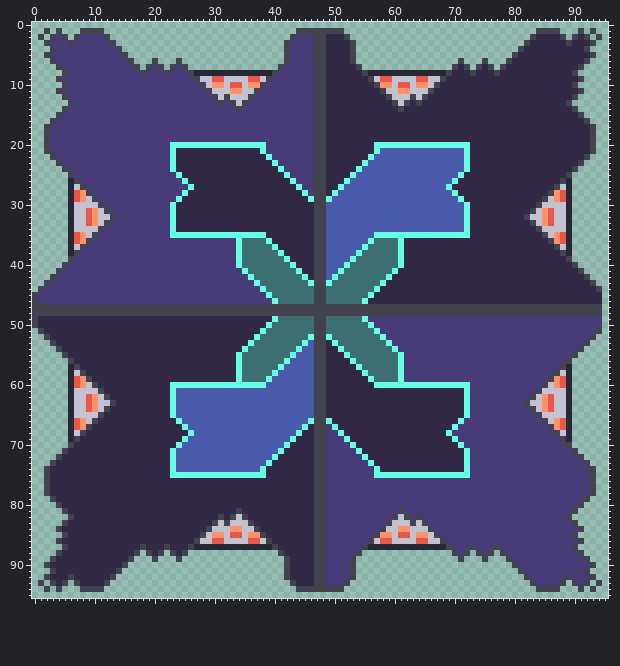
Two versions of one sprite sheet, icon.png. This is how it looked before the edit.
The file is 96x96 pixels.
After:
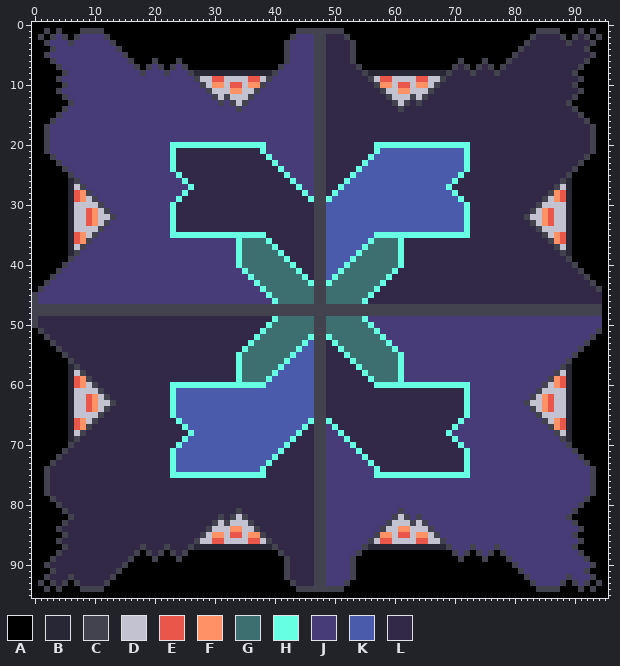
Palette (. is transparent): A #000000  B #272736  C #43434f  D #c2c2d1  E #eb564b  F #ff9166  G #3d6e70  H #66ffe3  J #473b78  K #4b5bab  L #322947
Change:
y 0: x 0..95 ................................................................................................ -> AAAAAAAAAAAAAAAAAAAAAAAAAAAAAAAAAAAAAAAAAAAAAAAAAAAAAAAAAAAAAAAAAAAAAAAAAAAAAAAAAAAAAAAAAAAAAAAA
y 1: x 0..1 .. -> AA; x 3 . -> A; x 5..7 ... -> AAA; x 12..43 ................................ -> AAAAAAAAAAAAAAAAAAAAAAAAAAAAAAAA; x 52..83 ................................ -> AAAAAAAAAAAAAAAAAAAAAAAAAAAAAAAA; x 88..90 ... -> AAA; x 92 . -> A; x 94..95 .. -> AA
y 2: x 0 . -> A; x 2 . -> A; x 6 . -> A; x 13..42 .............................. -> AAAAAAAAAAAAAAAAAAAAAAAAAAAAAA; x 53..82 .............................. -> AAAAAAAAAAAAAAAAAAAAAAAAAAAAAA; x 89 . -> A; x 93 . -> A; x 95 . -> A
y 3: x 0..1 .. -> AA; x 14..41 ............................ -> AAAAAAAAAAAAAAAAAAAAAAAAAAAA; x 54..81 ............................ -> AAAAAAAAAAAAAAAAAAAAAAAAAAAA; x 94..95 .. -> AA
y 4: x 0..2 ... -> AAA; x 15..41 ........................... -> AAAAAAAAAAAAAAAAAAAAAAAAAAA; x 54..80 ........................... -> AAAAAAAAAAAAAAAAAAAAAAAAAAA; x 93..95 ... -> AAA
y 5: x 0..1 .. -> AA; x 16..41 .......................... -> AAAAAAAAAAAAAAAAAAAAAAAAAA; x 54..79 .......................... -> AAAAAAAAAAAAAAAAAAAAAAAAAA; x 94..95 .. -> AA
y 6: x 0..2 ... -> AAA; x 17..19 ... -> AAA; x 21..23 ... -> AAA; x 25..41 ................. -> AAAAAAAAAAAAAAAAA; x 54..70 ................. -> AAAAAAAAAAAAAAAAA; x 72..74 ... -> AAA; x 76..78 ... -> AAA; x 93..95 ... -> AAA
y 7: x 0..3 .... -> AAAA; x 18 . -> A; x 22 . -> A; x 26..40 ............... -> AAAAAAAAAAAAAAA; x 55..69 ............... -> AAAAAAAAAAAAAAA; x 73 . -> A; x 77 . -> A; x 92..95 .... -> AAAA
y 8: x 0..4 ..... -> AAAAA; x 91..95 ..... -> AAAAA
y 9: x 0..3 .... -> AAAA; x 92..95 .... -> AAAA
y 10: x 0..4 ..... -> AAAAA; x 91..95 ..... -> AAAAA
y 11: x 0..3 .... -> AAAA; x 92..95 .... -> AAAA
y 12: x 0..4 ..... -> AAAAA; x 91..95 ..... -> AAAAA
y 13: x 0..5 ...... -> AAAAAA; x 90..95 ...... -> AAAAAA
y 14: x 0..4 ..... -> AAAAA; x 91..95 ..... -> AAAAA
y 15: x 0..3 .... -> AAAA; x 92..95 .... -> AAAA
y 16: x 0..2 ... -> AAA; x 93..95 ... -> AAA
y 17..21: x 0..1 .. -> AA; x 94..95 .. -> AA
y 22: x 0..2 ... -> AAA; x 93..95 ... -> AAA
y 23: x 0..3 .... -> AAAA; x 92..95 .... -> AAAA
y 24: x 0..4 ..... -> AAAAA; x 91..95 ..... -> AAAAA
y 25..39: x 0..5 ...... -> AAAAAA; x 90..95 ...... -> AAAAAA
y 40: x 0..4 ..... -> AAAAA; x 91..95 ..... -> AAAAA
y 41: x 0..3 .... -> AAAA; x 92..95 .... -> AAAA
y 42: x 0..2 ... -> AAA; x 93..95 ... -> AAA
y 43: x 0..1 .. -> AA; x 94..95 .. -> AA
y 44: x 0 . -> A; x 95 . -> A
y 45..50: x 95 . -> A
y 51: x 0 . -> A; x 95 . -> A
y 52: x 0..1 .. -> AA; x 94..95 .. -> AA
y 53: x 0..2 ... -> AAA; x 93..95 ... -> AAA
y 54: x 0..3 .... -> AAAA; x 92..95 .... -> AAAA
y 55: x 0..4 ..... -> AAAAA; x 91..95 ..... -> AAAAA
y 56..70: x 0..5 ...... -> AAAAAA; x 90..95 ...... -> AAAAAA
y 71: x 0..4 ..... -> AAAAA; x 91..95 ..... -> AAAAA
y 72: x 0..3 .... -> AAAA; x 92..95 .... -> AAAA
y 73: x 0..2 ... -> AAA; x 93..95 ... -> AAA
y 74..78: x 0..1 .. -> AA; x 94..95 .. -> AA
y 79: x 0..2 ... -> AAA; x 93..95 ... -> AAA
y 80: x 0..3 .... -> AAAA; x 92..95 .... -> AAAA
y 81: x 0..4 ..... -> AAAAA; x 91..95 ..... -> AAAAA
y 82: x 0..5 ...... -> AAAAAA; x 90..95 ...... -> AAAAAA
y 83: x 0..4 ..... -> AAAAA; x 91..95 ..... -> AAAAA
y 84: x 0..3 .... -> AAAA; x 92..95 .... -> AAAA
y 85: x 0..4 ..... -> AAAAA; x 91..95 ..... -> AAAAA
y 86: x 0..3 .... -> AAAA; x 92..95 .... -> AAAA
y 87: x 0..4 ..... -> AAAAA; x 91..95 ..... -> AAAAA
y 88: x 0..3 .... -> AAAA; x 18 . -> A; x 22 . -> A; x 26..40 ............... -> AAAAAAAAAAAAAAA; x 55..69 ............... -> AAAAAAAAAAAAAAA; x 73 . -> A; x 77 . -> A; x 92..95 .... -> AAAA
y 89: x 0..2 ... -> AAA; x 17..19 ... -> AAA; x 21..23 ... -> AAA; x 25..41 ................. -> AAAAAAAAAAAAAAAAA; x 54..70 ................. -> AAAAAAAAAAAAAAAAA; x 72..74 ... -> AAA; x 76..78 ... -> AAA; x 93..95 ... -> AAA
y 90: x 0..1 .. -> AA; x 16..41 .......................... -> AAAAAAAAAAAAAAAAAAAAAAAAAA; x 54..79 .......................... -> AAAAAAAAAAAAAAAAAAAAAAAAAA; x 94..95 .. -> AA
y 91: x 0..2 ... -> AAA; x 15..41 ........................... -> AAAAAAAAAAAAAAAAAAAAAAAAAAA; x 54..80 ........................... -> AAAAAAAAAAAAAAAAAAAAAAAAAAA; x 93..95 ... -> AAA
y 92: x 0..1 .. -> AA; x 14..41 ............................ -> AAAAAAAAAAAAAAAAAAAAAAAAAAAA; x 54..81 ............................ -> AAAAAAAAAAAAAAAAAAAAAAAAAAAA; x 94..95 .. -> AA
y 93: x 0 . -> A; x 2 . -> A; x 6 . -> A; x 13..42 .............................. -> AAAAAAAAAAAAAAAAAAAAAAAAAAAAAA; x 53..82 .............................. -> AAAAAAAAAAAAAAAAAAAAAAAAAAAAAA; x 89 . -> A; x 93 . -> A; x 95 . -> A
y 94: x 0..1 .. -> AA; x 3 . -> A; x 5..7 ... -> AAA; x 12..43 ................................ -> AAAAAAAAAAAAAAAAAAAAAAAAAAAAAAAA; x 52..83 ................................ -> AAAAAAAAAAAAAAAAAAAAAAAAAAAAAAAA; x 88..90 ... -> AAA; x 92 . -> A; x 94..95 .. -> AA
y 95: x 0..95 ................................................................................................ -> AAAAAAAAAAAAAAAAAAAAAAAAAAAAAAAAAAAAAAAAAAAAAAAAAAAAAAAAAAAAAAAAAAAAAAAAAAAAAAAAAAAAAAAAAAAAAAAA
Changed places in both pictures, as pixel boxes (x1, y1, x2, y2):
added: (32, 22, 608, 598)
